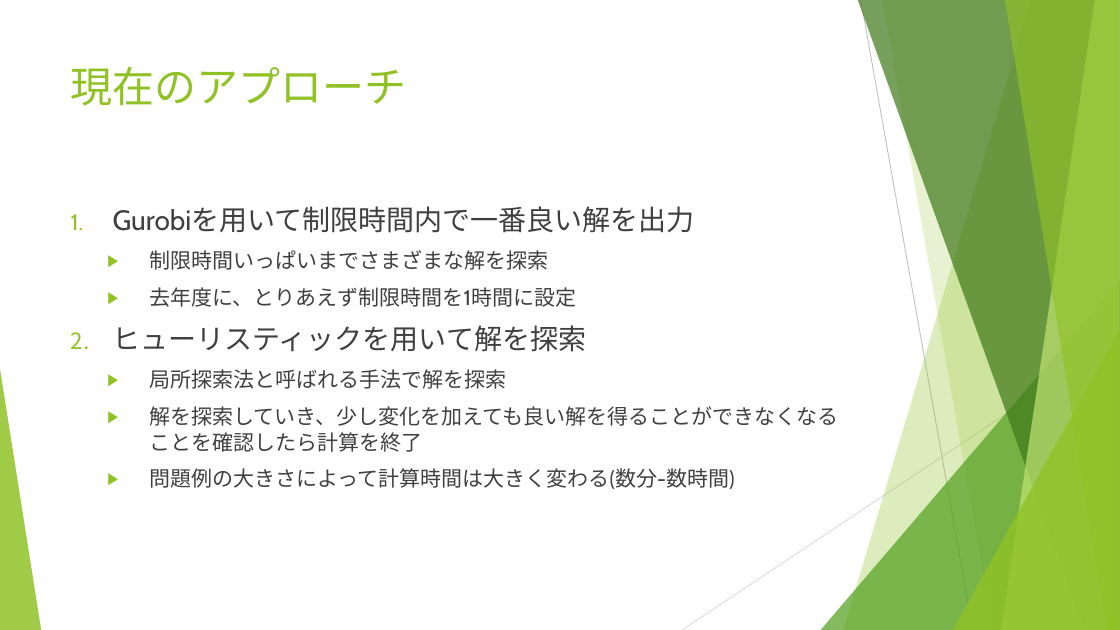
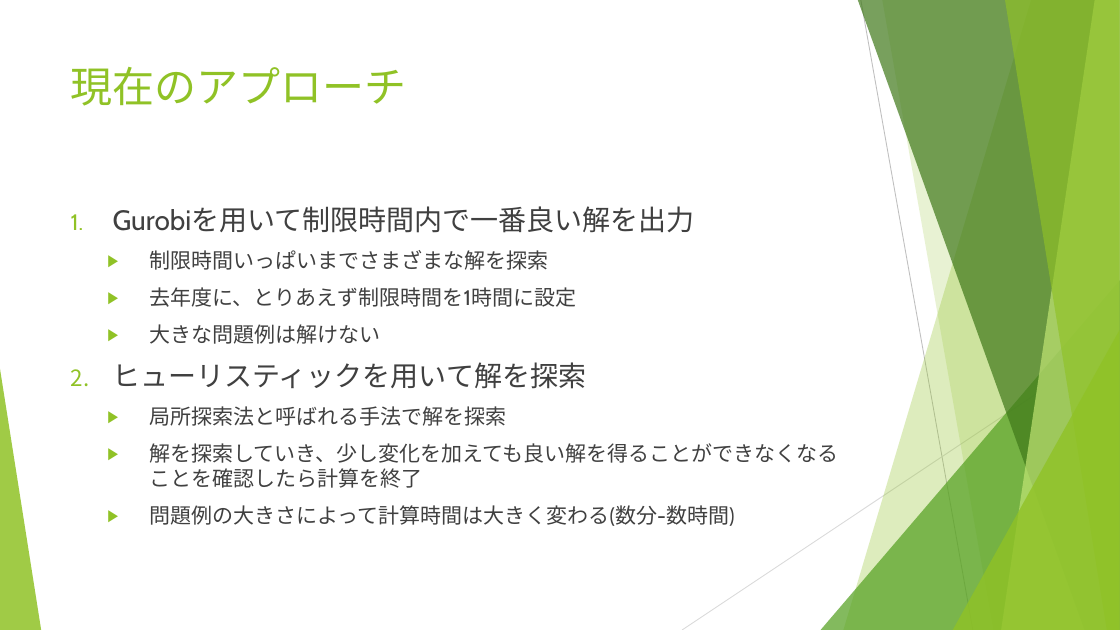
Before and after one commit to r-kurosu/kline_new, a slide deck: slide 3 of 11_30_共有資料.pptx. Drawn at 1120x630 pixels with LibreOffice and Linux fonts; fonts in the diff are those of the drawing. Boxes give left, top, right and bottom in pixels: in the first picture for what was removed or moved away, otherwise in the second. Text is boxed around its words. In the diff, an @@ line names an element or a change of style, - is before the commit and + after.

```diff
--- a/11_30_共有資料.pptx
+++ b/11_30_共有資料.pptx
@@ text at [149,324,380,344]: paragraph added @@
+  ▶ 大きな問題例は解けない
```
Also in this commit, not shown: 5 other slides changed, 3 slides added.
